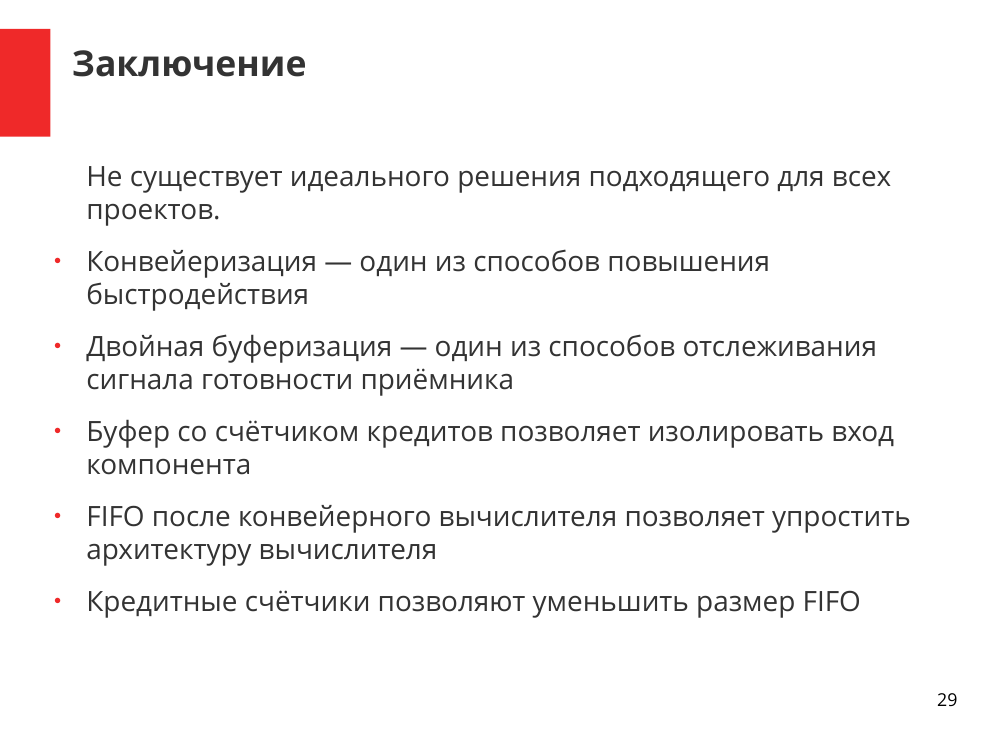
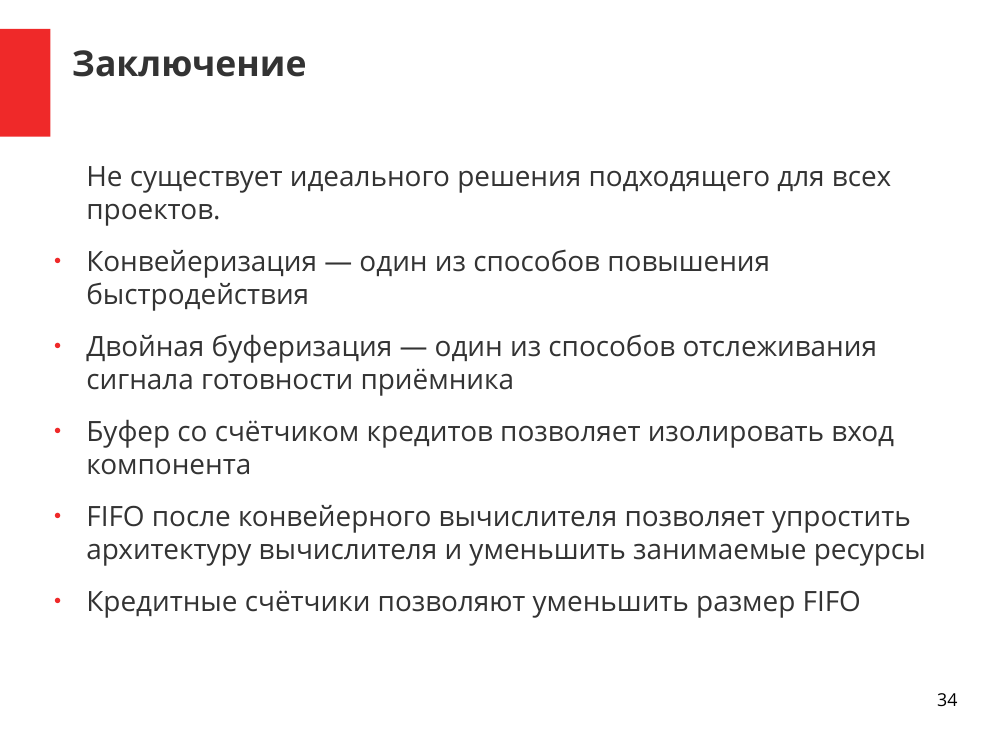
Before and after one commit to DigitalDesignSchool/2021dev, a slide deck: slide 34 of examples/presentation/pr_1.odp (slide 29 before the commit). Drawn at 1008x756 pixels with LibreOffice and Linux fonts; fonts in the diff are those of the drawing. Boxes give left, top, right and bottom in pixels: in the first picture for what was removed or moved away, otherwise in the second. Text is boxed around its words. In the diff, an @@ line names an element or a change of style, - is before the commit and + after.

```diff
--- a/examples/presentation/pr_1.odp
+++ b/examples/presentation/pr_1.odp
@@ text at box(86, 505, 926, 566): text changed @@
-● FIFO после конвейерного вычислителя позволяет упростить архитектуру вычислителя
+● FIFO после конвейерного вычислителя позволяет упростить архитектуру вычислителя и уменьшить занимаемые ресурсы
@@ page number at box(937, 693, 957, 706): text changed @@
-29
+34
```
Also in this commit, not shown: 8 other slides changed, 5 slides added, 8 other files.
